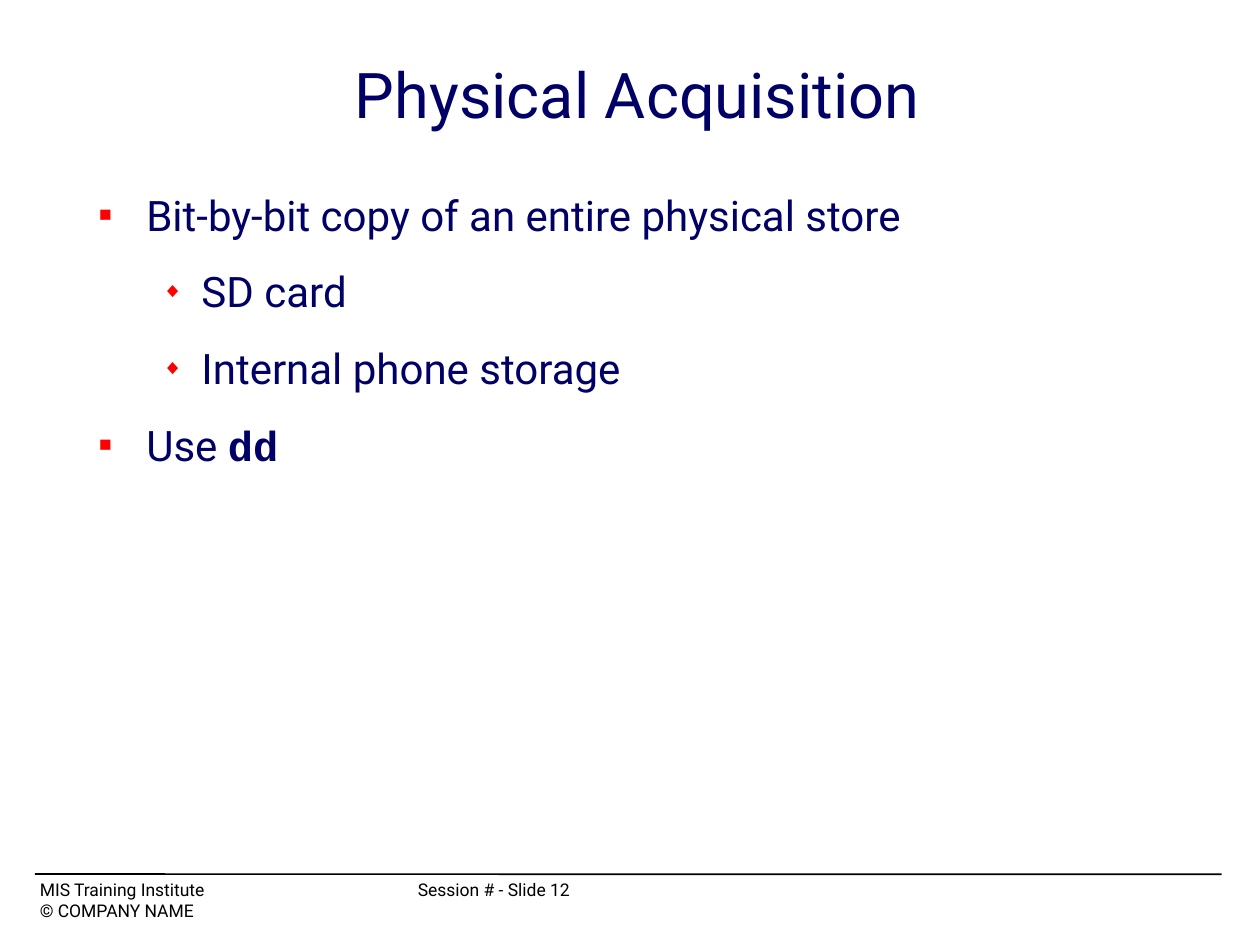
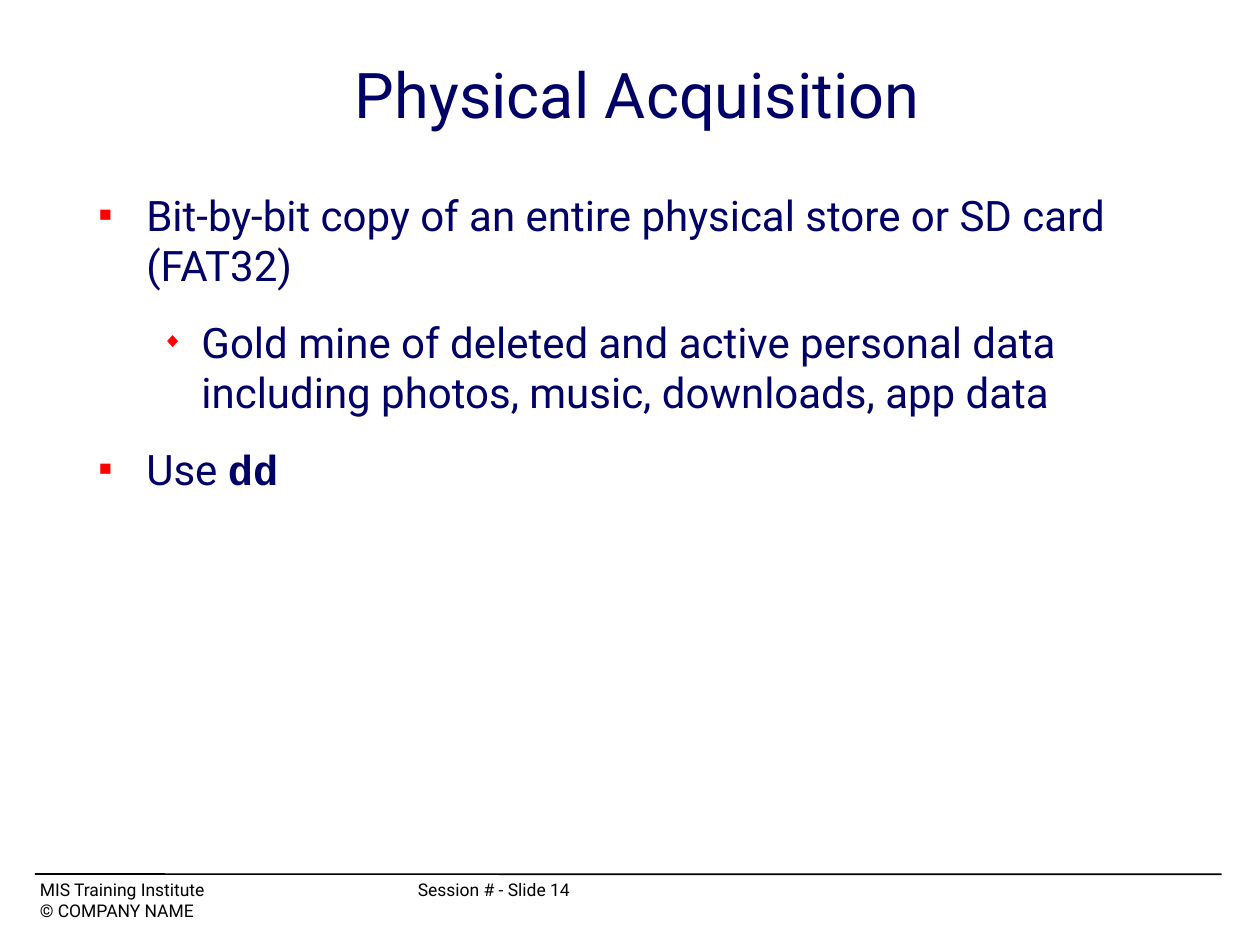
Before and after one commit to mchow01/Security, a slide deck: slide 14 of forensics/android/OS12_C4-mchow.ppt (slide 12 before the commit). Drawn at 1260x945 pixels with LibreOffice and Linux fonts; fonts in the diff are those of the drawing. Boxes give left, top, right and bottom in pixels: in the first picture for what was removed or moved away, otherwise in the second. Text is boxed around its words. In the diff, an @@ line names an element or a change of style, - is before the commit and + after.

```diff
--- a/forensics/android/OS12_C4-mchow.ppt
+++ b/forensics/android/OS12_C4-mchow.ppt
@@ text at (x1=146, y1=199, x2=1104, y2=417): text changed @@
-■ Bit-by-bit copy of an entire physical store
-  ◆ SD card
-  ◆ Internal phone storage
+■ Bit-by-bit copy of an entire physical store or SD card (FAT32)
+  ◆ Gold mine of deleted and active personal data including photos, music, downloads, app data
@@ text at (x1=40, y1=883, x2=570, y2=900): text changed @@
-MIS Training Institute Session # - Slide 12
+MIS Training Institute Session # - Slide 14
```
Also in this commit, not shown: 9 other slides changed, 2 slides added, 29 other files.
